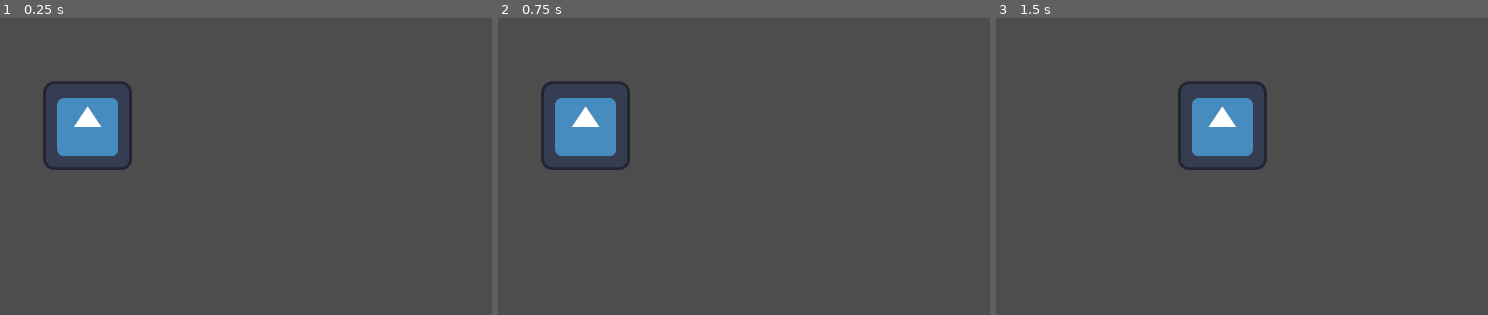
Above: before the commit, frames 1-3 (left to right).
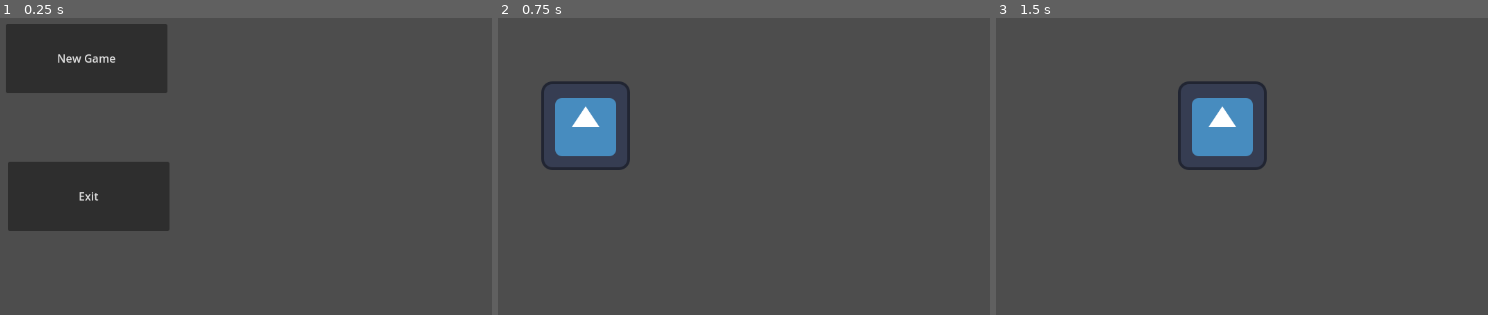
Above: after the commit, the same moments.

Repository: SigmaF001/War-Zoo
Game: Godot game, scene res://Scence/main_menu.tscn
Two runs of this game, one before a commit and one after it. Both use one fixed random seed, a clock stepped at 60 frames per second and the inputs below. Before the commit the project starts from res://world.tscn. The engine's default icon, where the game draws it, is replaced by a stand-in: a white triangle on a blue panel in a dark square.
Inputs (mouse positions are in pixels of both pictures, inside the frame that each line leads up to):
- Up to frame 1 (0.25 s): no input
- Up to frame 2 (0.75 s): click (586, 59) at 0.5 s, where only the run after the commit has a clickable "New Game"
- Up to frame 3 (1.5 s): tap Enter at 1.25 s; hold D (right) from 1.28 s (still down)

The runs differ from the first frame. In frame 1, 17% of the frame differs, in the area x 1-35%, y 2-72%; in frame 2, nothing differs; in frame 3, nothing differs.

Commit message:
add menu ui

Diff:
--- /dev/null
+++ b/Scence/MainMenu.gd
@@ -0,0 +1,9 @@
+extends Node2D
+
+func _on_new_game_pressed():
+	get_tree().change_scene_to_file("res://world.tscn")
+
+
+
+func _on_exit_pressed():
+	get_tree().quit()
--- /dev/null
+++ b/Scence/main_menu.tscn
@@ -0,0 +1,24 @@
+[gd_scene load_steps=2 format=3 uid="uid://4n6bk1rv6ovr"]
+
+[ext_resource type="Script" path="res://Scence/MainMenu.gd" id="1_sx61p"]
+
+[node name="MainMenu" type="Node2D"]
+script = ExtResource("1_sx61p")
+
+[node name="NewGame" type="Button" parent="."]
+offset_left = 451.0
+offset_top = 160.0
+offset_right = 684.0
+offset_bottom = 260.0
+text = "New Game"
+
+[node name="Exit" type="Button" parent="."]
+offset_left = 454.0
+offset_top = 359.0
+offset_right = 687.0
+offset_bottom = 459.0
+text = "Exit"
+
+[connection signal="pressed" from="NewGame" to="." method="_on_new_game_pressed"]
+[connection signal="pressed" from="NewGame" to="NewGame" method="_on_pressed"]
+[connection signal="pressed" from="Exit" to="." method="_on_exit_pressed"]
--- a/project.godot
+++ b/project.godot
@@ -11,7 +11,7 @@
 [application]
 
 config/name="War Zoo"
-run/main_scene="res://world.tscn"
+run/main_scene="res://Scence/main_menu.tscn"
 config/features=PackedStringArray("4.1", "GL Compatibility")
 config/icon="res://icon.svg"
 
Binary file added: Fonts/Sriracha-Regular.ttf
Not shown, added: Fonts/Sriracha-Regular.ttf.import
